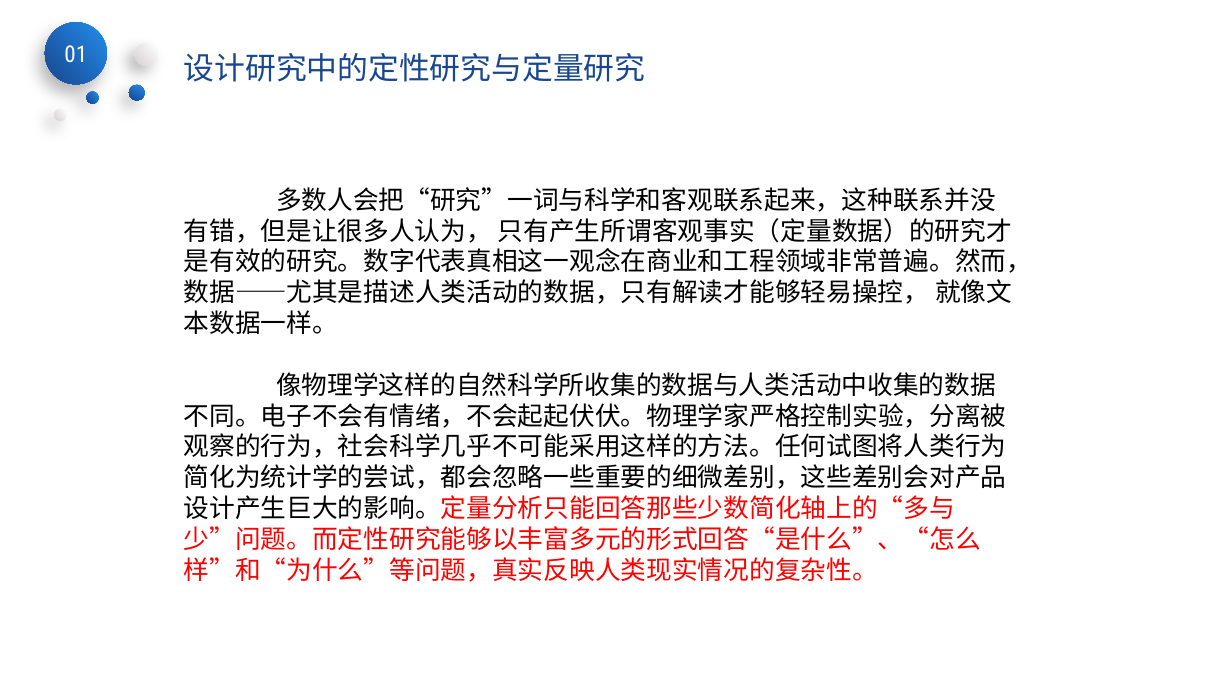
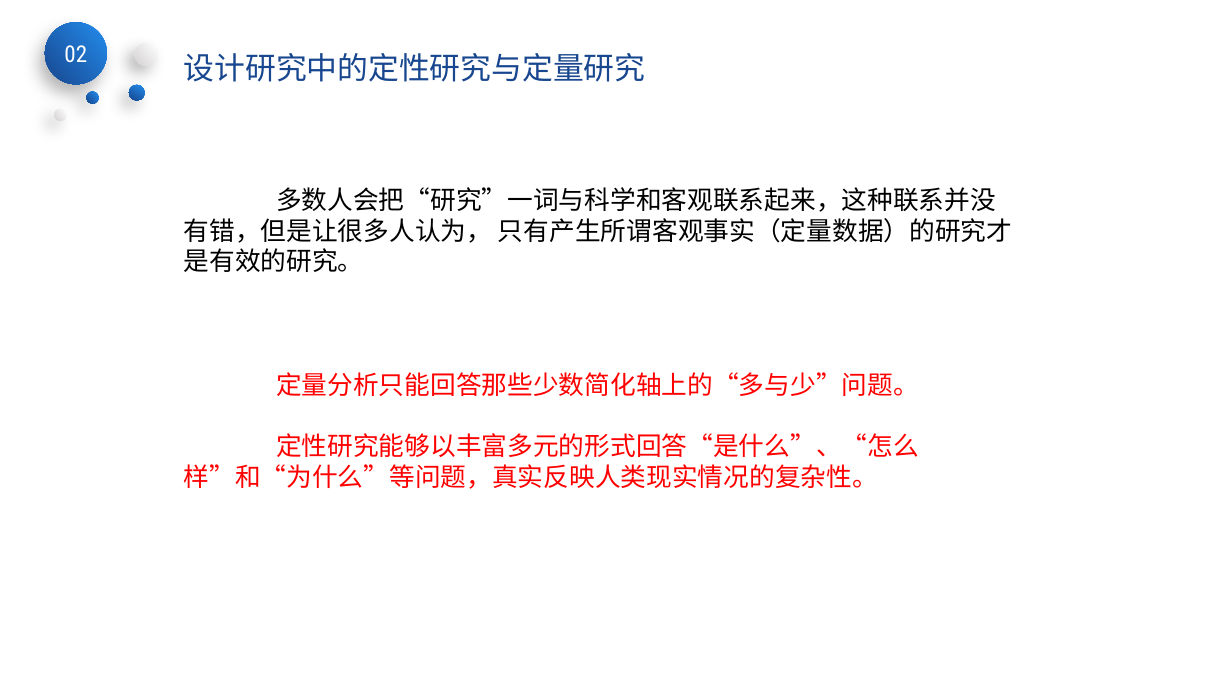
Before and after one commit to SarielX98/PRD2018G14, a slide deck: slide 17 of 受控文档/PPT/PRD2018-G14-界面原型.pptx (slide 5 before the commit). Drawn at 1232x693 pixels with LibreOffice and Linux fonts; fonts in the diff are those of the drawing; background and template pictures are left out. Boxes give left, top, right and bottom in pixels: in the first picture for what was removed or moved away, otherwise in the second. Text is boxed around its words. In the diff, an @@ line names an element or a change of style, - is before the commit and + after.

```diff
--- a/受控文档/PPT/PRD2018-G14-界面原型.pptx
+++ b/受控文档/PPT/PRD2018-G14-界面原型.pptx
@@ text in ellipse at [64,45,87,62]: text changed @@
-01
+02
@@ text at [184,187,1012,489]: text changed; text colour #000000 to #FF0000 @@
-多数人会把“研究”一词与科学和客观联系起来，这种联系并没有错，但是让很多人认为， 只有产生所谓客观事实（定量数据）的研究才是有效的研究。数字代表真相这一观念在商业和工程领域非常普遍。然而，数据——尤其是描述人类活动的数据，只有解读才能够轻易操控， 就像文本数据一样。
-像物理学这样的自然科学所收集的数据与人类活动中收集的数据不同。电子不会有情绪，不会起起伏伏。物理学家严格控制实验，分离被观察的行为，社会科学几乎不可能采用这样的方法。任何试图将人类行为简化为统计学的尝试，都会忽略一些重要的细微差别，这些差别会对产品设计产生巨大的影响。定量分析只能回答那些少数简化轴上的“多与少”问题。而定性研究能够以丰富多元的形式回答“是什么”、“怎么样”和“为什么”等问题，真实反映人类现实情况的复杂性。
+多数人会把“研究”一词与科学和客观联系起来，这种联系并没有错，但是让很多人认为， 只有产生所谓客观事实（定量数据）的研究才是有效的研究。
+定量分析只能回答那些少数简化轴上的“多与少”问题。
+定性研究能够以丰富多元的形式回答“是什么”、“怎么样”和“为什么”等问题，真实反映人类现实情况的复杂性。
```
Also in this commit, not shown: 18 other slides changed, 24 slides added, 31 slides removed.
